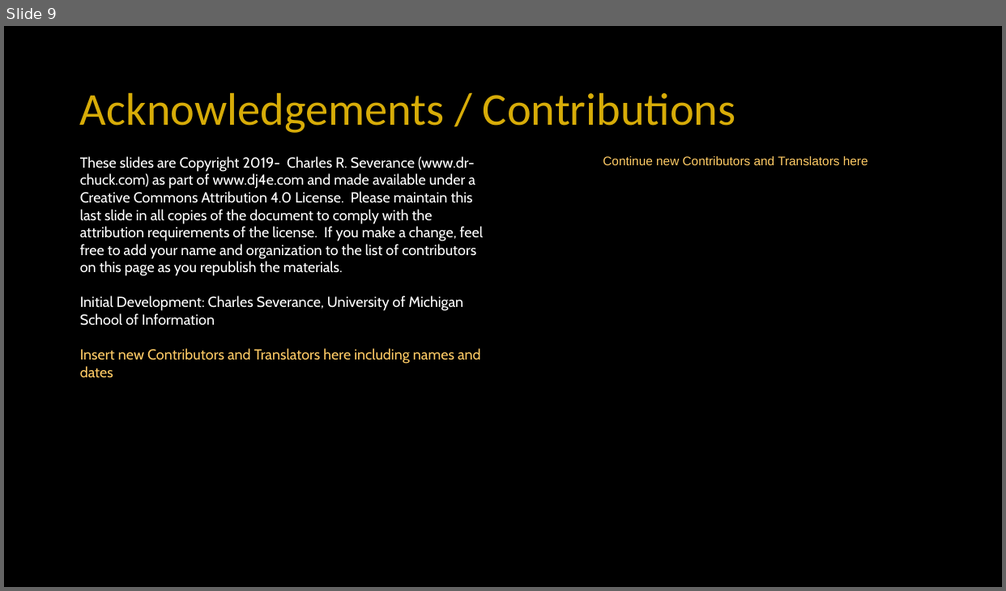
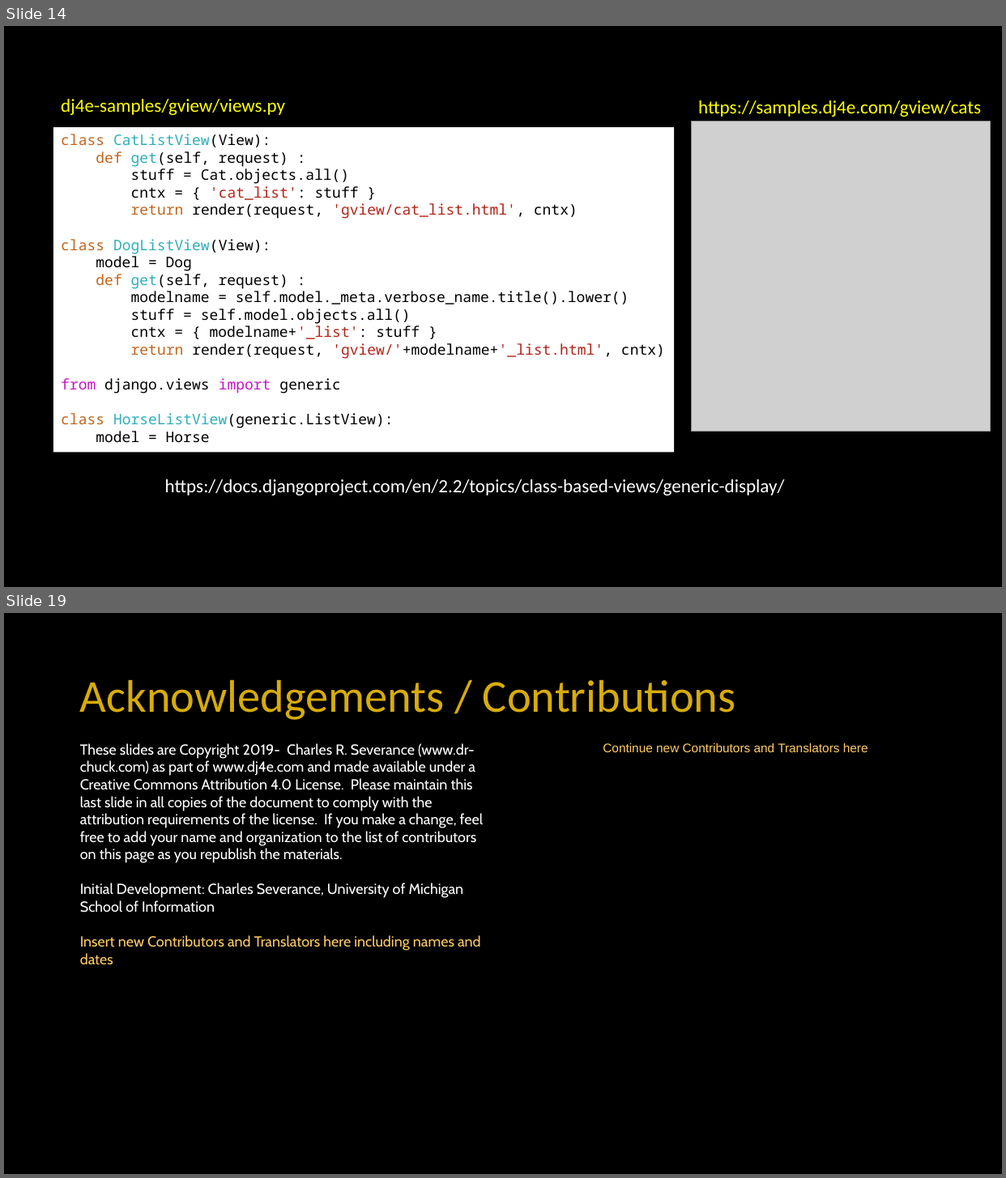
Before and after one commit to csev/dj4e, a slide deck: lectures/DJ-07-Generic-Views.pptx. Shown one above the other, each under a label of ours: slide 9 before the commit, slides 14 and 19 after it; the slides between them are not shown. The pictures are 1006x591 and 1006x1178 pixels, drawn with LibreOffice and Linux fonts; fonts in the diff are those of the drawing; grey boxes stand for pictures. Boxes give left, top, right and bottom in pixels: in the first picture for what was removed or moved away, otherwise in the second. Text is boxed around its words. In the diff, an @@ line names an element or a change of style, - is before the commit and + after.

Commit message:
MVP Generic Templates

```diff
--- a/lectures/DJ-07-Generic-Views.pptx
+++ b/lectures/DJ-07-Generic-Views.pptx
@@ slide 14 added at (4, 26, 1002, 587), background #000000 @@
@@ text added at (61, 99, 285, 115), 18 pt, text #FFFF00 @@
+dj4e-samples/gview/views.py
@@ picture added at (691, 121, 991, 431) @@
@@ text added at (698, 101, 981, 117), 18 pt, text #FFFF00 @@
+https://samples.dj4e.com/gview/cats
@@ rectangle added at (53, 127, 674, 452), fill #FFFFFF, 14 pt, text #000000 @@
+class CatListView(View):
+def get(self, request) :
+stuff = Cat.objects.all()
+cntx = { 'cat_list': stuff }
+return render(request, 'gview/cat_list.html', cntx)
+class DogListView(View):
+model = Dog
+def get(self, request) :
+modelname = self.model._meta.verbose_name.title().lower()
+stuff = self.model.objects.all()
+cntx = { modelname+'_list': stuff }
+return render(request, 'gview/'+modelname+'_list.html', cntx)
+from django.views import generic
+class HorseListView(generic.ListView):
+model = Horse
@@ text added at (165, 480, 785, 496), 18 pt, text #FFFFFF @@
+https://docs.djangoproject.com/en/2.2/topics/class-based-views/generic-display/
@@ what was slide 9 is now slide 19 @@
```
Also in this commit, not shown: 1 slide changed, 11 other slides added, 1 slide removed, 4 other files.
